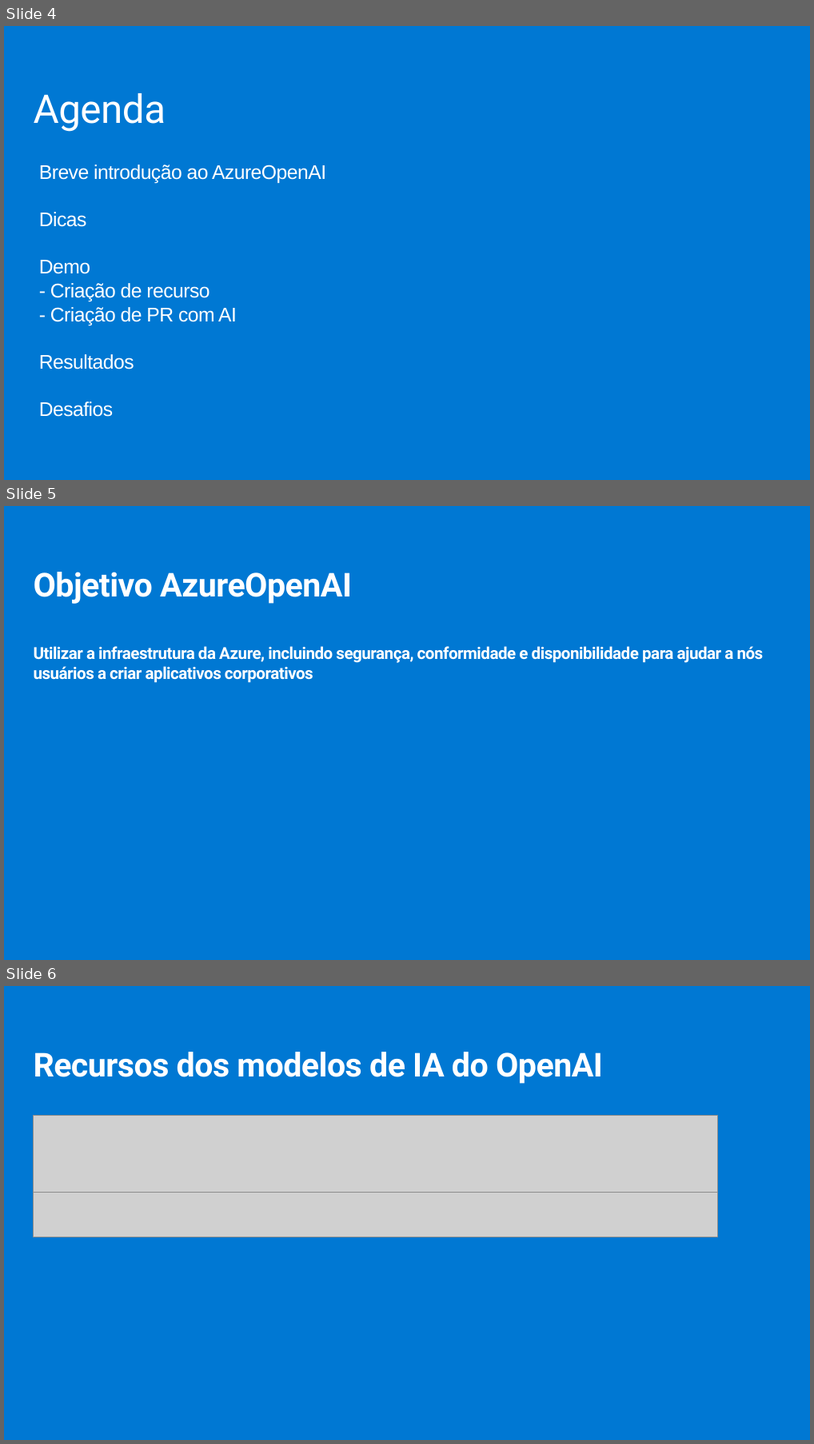
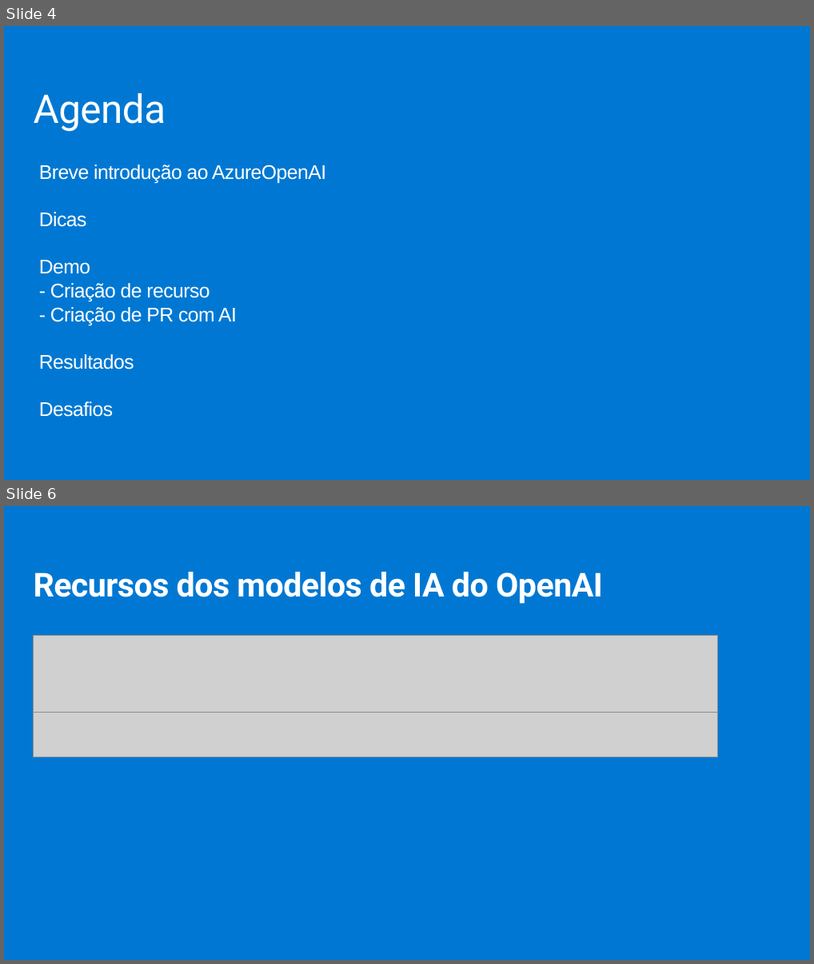
Before and after one commit to jpitapeva/azureopenai, a slide deck: AzureOpenAI.pptx. Shown one above the other, each under a label of ours: slides 4, 5 and 6 before the commit, slides 4 and 6 after it; the slides between them are not shown. The pictures are 814x1444 and 814x964 pixels, drawn with LibreOffice and Linux fonts; fonts in the diff are those of the drawing; grey boxes stand for pictures; background and template pictures are left out. Boxes give left, top, right and bottom in pixels: in the first picture for what was removed or moved away, otherwise in the second. Text is boxed around its words. In the diff, an @@ line names an element or a change of style, - is before the commit and + after.

```diff
--- a/AzureOpenAI.pptx
+++ b/AzureOpenAI.pptx
@@ slide 5 removed at [4,506,810,960], background #0078D3 @@
@@ text removed at [34,572,764,683] @@
-Objetivo AzureOpenAI
-Utilizar a infraestrutura da Azure, incluindo segurança, conformidade e disponibilidade para ajudar a nós usuários a criar aplicativos corporativos
```
Also in this commit, not shown: 1 slide changed, 2 slides added, 1 other slide removed.
